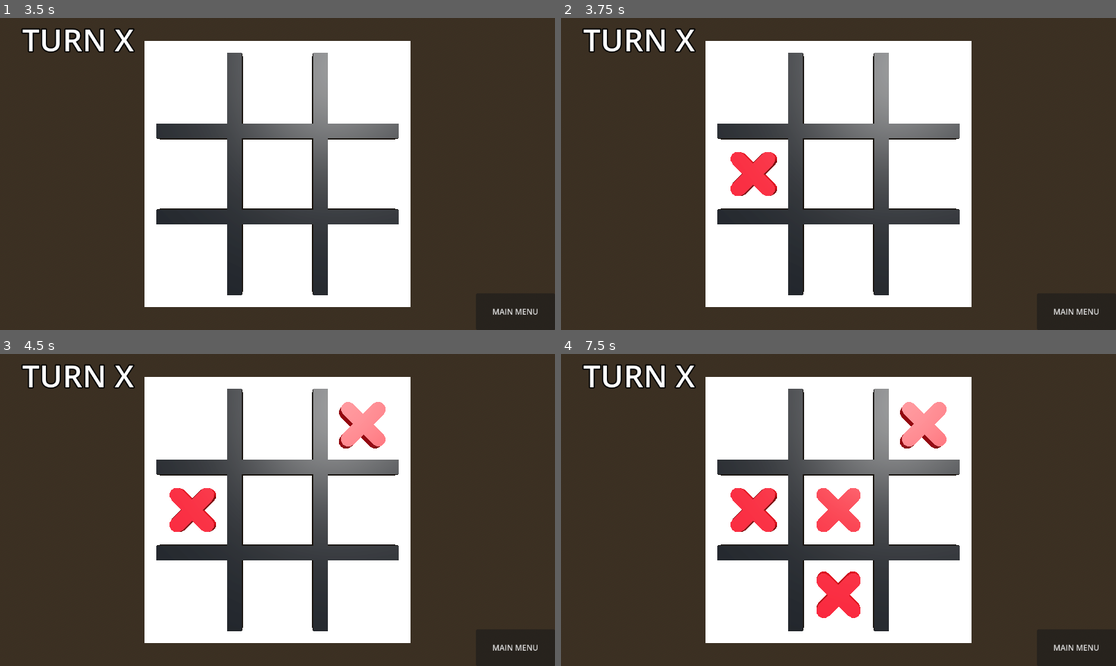
Above: before the commit, frames 1-4 (two rows, left to right).
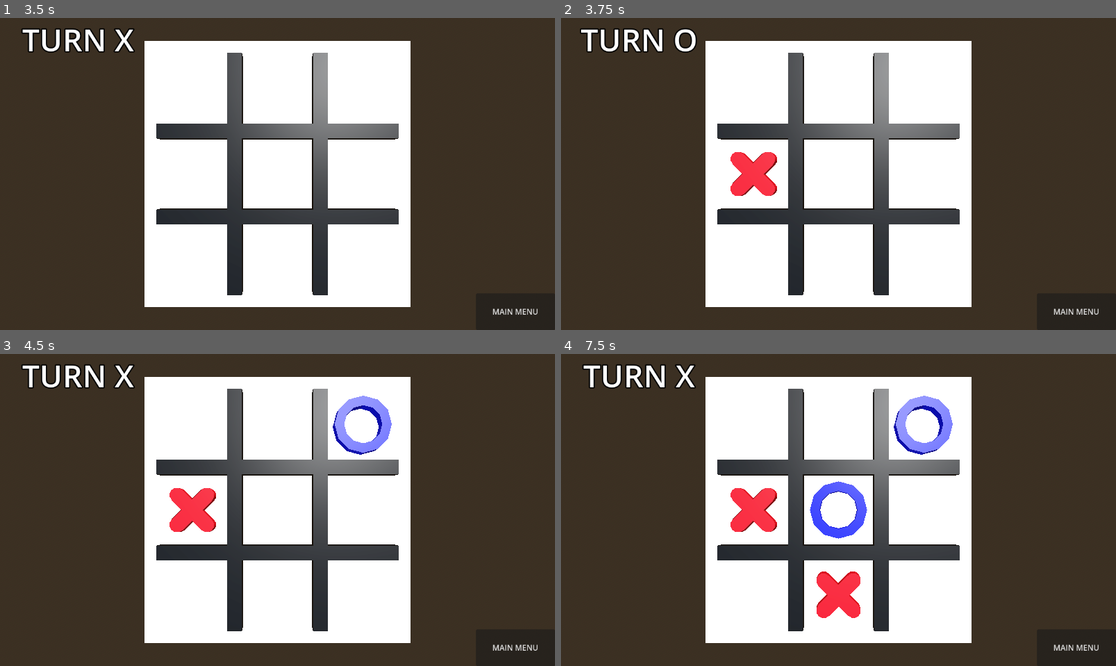
Above: after the commit, the same moments.

Repository: tiagotutihashi/super-tic-tac-toe
Game: Godot game, scene res://Scenes/main_menu.tscn
Same seed, same stepped clock (60 frames per second), same inputs: the game is played once before the commit and once after it.
Inputs (mouse positions are in pixels of both pictures, inside the frame that each line leads up to):
- Up to frame 1 (3.5 s): click "Normal" at 0.5 s; click "MAIN MENU" at 1.25 s; click "Normal" at 2 s; tap Enter at 2.75 s; move the mouse to (399, 158) at 2.77 s; press the mouse at (399, 158) at 2.78 s
- Up to frame 2 (3.75 s): tap Space at 3.5 s; move the mouse to (727, 189) at 3.52 s; release the mouse at (727, 189) at 3.53 s; click (727, 189) at 3.6 s
- Up to frame 3 (4.5 s): tap Enter at 4.25 s; move the mouse to (333, 441) at 4.27 s; press the mouse at (333, 441) at 4.28 s
- Up to frame 4 (7.5 s): tap Space at 5, 6.5 s; move the mouse to (810, 572) at 5.02 s; release the mouse at (810, 572) at 5.03 s; click (810, 572) at 5.1 s; tap Enter at 5.75 s; move the mouse to (1005, 556) at 5.77 s; press the mouse at (1005, 556) at 5.78 s; move the mouse to (672, 463) at 6.52 s; release the mouse at (672, 463) at 6.53 s; click (672, 463) at 6.6 s; move the mouse to (866, 510) at 7.27 s; press the mouse at (866, 510) at 7.28 s

Frame 1 is identical in both runs. In frame 2, 1.0% of the frame differs, in the area x 3-25%, y 3-12%; in frame 3, 1.5%; in frame 4, 2.8%, in the area x 44-71%, y 13-60%.
Error before the commit: Invalid call. Nonexistent function 'get_boards_has_result' in base 'Nil'. (res://Assets/game_manager.gd:47)

Commit message:
fix: base game

Diff:
--- a/Assets/game_manager.gd
+++ b/Assets/game_manager.gd
@@ -11,6 +11,9 @@
 
 @export
 var planes: Planes
+
+@export
+var base_game: bool
 
 var end_game = false
 
@@ -36,22 +39,23 @@
 			GlobalSignals.game_end.emit(won)
 			return
 
-	if won != DefaultConst.players.EMPTY:
-		board.set_main_board_win(won, board_index)
-		boards.set_has_result(board_index)
+	if !base_game:
+		if won != DefaultConst.players.EMPTY:
+			board.set_main_board_win(won, board_index)
+			boards.set_has_result(board_index)
 
-	if max_pieces && board_index >= 0:
-		board.set_main_board_win(won, board_index)
-		boards.set_has_result(board_index)
+		if max_pieces && board_index >= 0:
+			board.set_main_board_win(won, board_index)
+			boards.set_has_result(board_index)
 
-	var boards_has_result = boards.get_boards_has_result()
+		var boards_has_result = boards.get_boards_has_result()
 
-	if boards.check_board_has_result(playable.index - 1):
-		planes.set_current_array(boards_has_result)
-		boards.toggle_boards(-1)
-	else:
-		planes.set_current_playable(playable.index - 1)
-		boards.toggle_boards(playable.index - 1)
+		if boards.check_board_has_result(playable.index - 1):
+			planes.set_current_array(boards_has_result)
+			boards.toggle_boards(-1)
+		else:
+			planes.set_current_playable(playable.index - 1)
+			boards.toggle_boards(playable.index - 1)
 
 	if(player_turn == DefaultConst.players.X):
 		player_turn = DefaultConst.players.O
--- a/Scenes/base.tscn
+++ b/Scenes/base.tscn
@@ -28,6 +28,7 @@
 
 [node name="GameManager" parent="." node_paths=PackedStringArray("board") instance=ExtResource("2_8nfiu")]
 board = NodePath("../Board 1-1")
+base_game = true
 
 [node name="DirectionalLight3D" type="DirectionalLight3D" parent="."]
 transform = Transform3D(-0.866025, -0.433013, 0.25, 0, 0.5, 0.866025, -0.5, 0.75, -0.433013, 48.7028, 107.306, -0.223107)
@@ -39,4 +40,5 @@
 [node name="Cube" parent="." instance=ExtResource("1_1w1q6")]
 
 [node name="Board 1-1" parent="." node_paths=PackedStringArray("game_manager") instance=ExtResource("2_6qyon")]
+index = -1
 game_manager = NodePath("../GameManager")
--- a/Scenes/hud.tscn
+++ b/Scenes/hud.tscn
@@ -6,7 +6,7 @@
 script = ExtResource("1_e0onf")
 turn_label = NodePath("Control/TurnLabel")
 result_label = NodePath("Control/Result")
-restart_button = NodePath("Control/MainMenuButton")
+restart_button = NodePath("Control/RestartButton")
 
 [node name="Control" type="Control" parent="."]
 layout_mode = 3
Not shown, added: export_presets.cfg
